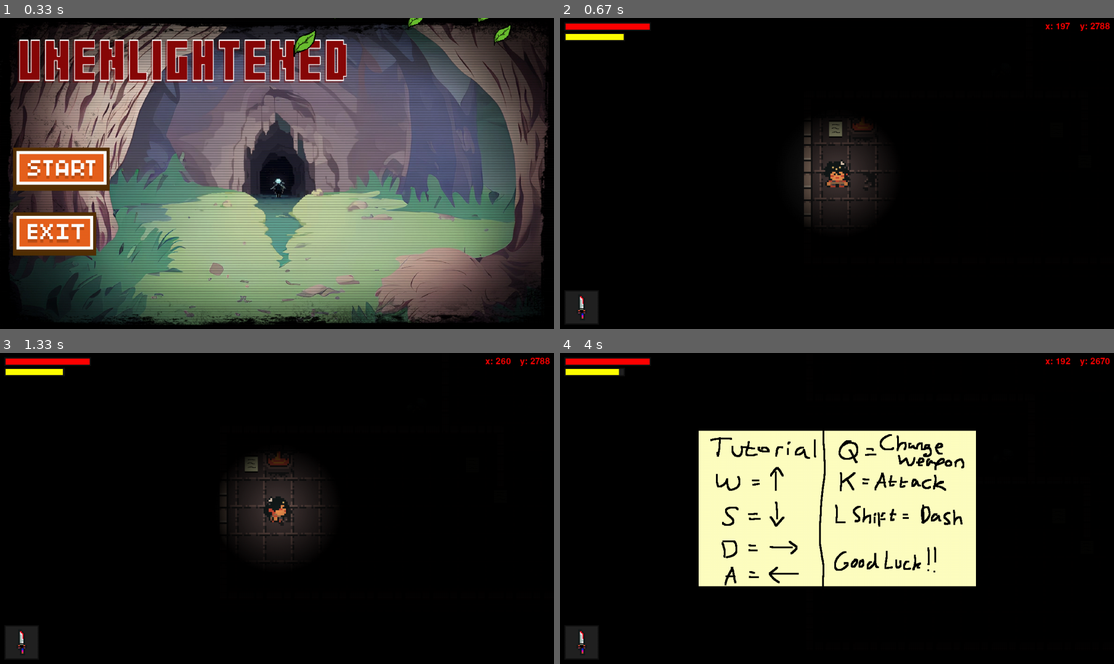
Above: before the commit, frames 1-4 (two rows, left to right).
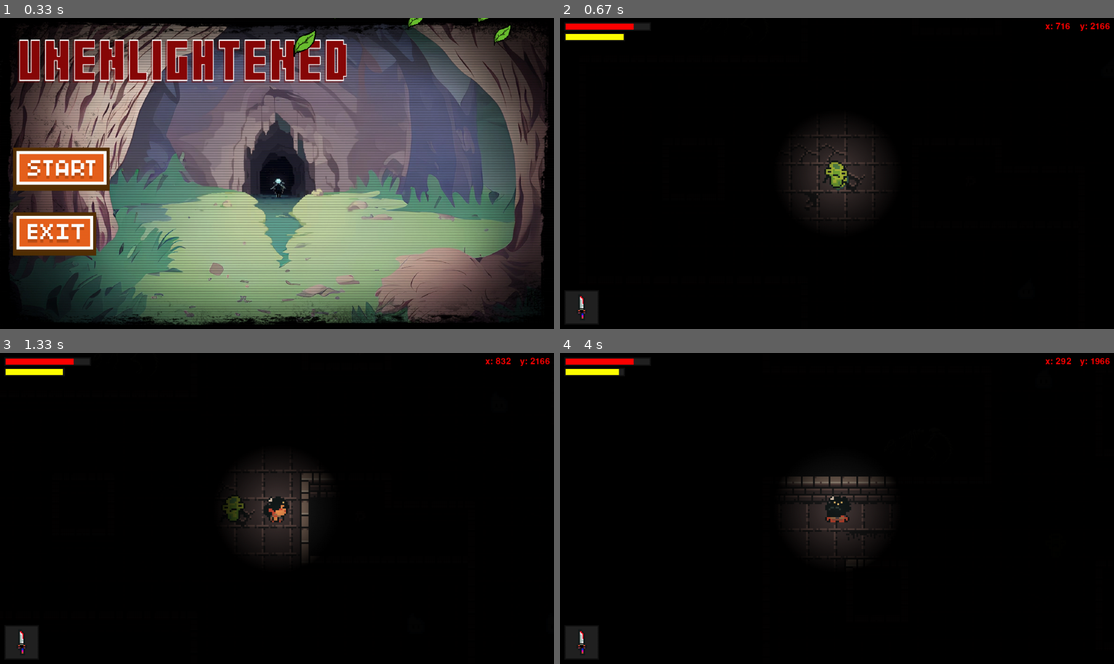
Above: after the commit, the same moments.

Repository: thebugitself/Unenlightened
Game: pygame game, started from code/main.py
Two runs of this game, one before a commit and one after it. Both use one fixed random seed, a clock stepped at 60 frames per second and the inputs below.
Inputs (mouse positions are in pixels of both pictures, inside the frame that each line leads up to):
- Up to frame 1 (0.33 s): no input
- Up to frame 2 (0.67 s): click (620, 170) at 0.38 s
- Up to frame 3 (1.33 s): tap K at 0.67 s; hold D from 1 s (still down)
- Up to frame 4 (4 s): release D at 1.47 s; hold W 1.5-1.8 s; tap K at 1.65, 3.05 s; hold D 1.83-2.3 s; hold A 2.33-2.87 s; hold S 2.9-3.2 s; hold A 3.23-3.63 s; hold W from 3.67 s (still down)

Frame 1 is identical in both runs. In frame 2, 1.2% of the frame differs, in the area x 13-100%, y 1-66%; in frame 3, 1.1%; in frame 4, 24%, in the area x 13-100%, y 1-76%.

Commit message:
save change

Diff:
--- a/code/entity/player.py
+++ b/code/entity/player.py
@@ -45,7 +45,7 @@
         self.switch_duration_cooldown = 200
 
         #stats
-        self.stats = {'health': 300, 'energy': 150, 'attack': 10, 'speed': 7}
+        self.stats = {'health': 150, 'energy': 150, 'attack': 99999, 'speed': 20}
         self.health = self.stats['health']
         self.energy = self.stats['energy']
         self.speed = self.stats['speed']
--- a/code/level/dungeon.py
+++ b/code/level/dungeon.py
@@ -131,17 +131,17 @@
 
     def save_player_location(self):
         player_pos = f"{self.player.rect.x}:{self.player.rect.y}:Dungeon:{self.raccoon1.health}:{self.raccoon2.health}:{self.raccoon3.health}"
-        self.save_load_manager.save_data(player_pos,Config.SAVE_DUNGEON_PLAYER_POS)
+        self.save_load_manager.save_data(player_pos,Config.SAVE_DUNGEON)
 
     def load_player_location(self):
-        player_pos = self.save_load_manager.load_data(Config.SAVE_DUNGEON_PLAYER_POS)
+        player_pos = self.save_load_manager.load_data(Config.SAVE_DUNGEON)
         if player_pos:
             player_pos =( int(player_pos.split(":")[0]), int(player_pos.split(":")[1]))
             return player_pos
         return (197,2788)
 
     def load_raccoon_health(self, rakun):
-        health = self.save_load_manager.load_data(Config.SAVE_DUNGEON_PLAYER_POS)
+        health = self.save_load_manager.load_data(Config.SAVE_DUNGEON)
         if rakun == '1':
             if health:
                 health = (int(health.split(":")[3]))
--- a/code/level/icedungeon.py
+++ b/code/level/icedungeon.py
@@ -78,17 +78,17 @@
 
     def save_player_location(self):#polimorfisme
         player_pos = f"{self.player.rect.x}:{self.player.rect.y}:IceDungeon:{self.rakunmalas1.health}:{self.rakunmalas2.health}:{self.rakunmalas3.health}"
-        self.save_load_manager.save_data(player_pos,Config.SAVE_ICEDUNGEON_PLAYER_POS)
+        self.save_load_manager.save_data(player_pos,Config.SAVE_ICEDUNGEON)
 
     def load_player_location(self):#polimorfisme
-        player_pos = self.save_load_manager.load_data(Config.SAVE_ICEDUNGEON_PLAYER_POS)
+        player_pos = self.save_load_manager.load_data(Config.SAVE_ICEDUNGEON)
         if player_pos:
             player_pos =( int(player_pos.split(":")[0]), int(player_pos.split(":")[1]))
             return player_pos
         return (4864,876)
 
     def load_rakunmalas_health(self, rakun):
-        health = self.save_load_manager.load_data(Config.SAVE_ICEDUNGEON_PLAYER_POS)
+        health = self.save_load_manager.load_data(Config.SAVE_ICEDUNGEON)
         if rakun == '1':
             if health:
                 health = (int(health.split(":")[3]))
--- a/code/main.py
+++ b/code/main.py
@@ -49,7 +49,7 @@
                             self.Dungeon.save_player_location()
                             self.save = True
                         elif self.gameState.get_state() == "IceDungeon":
-                            self.save_load_manager.del_file(Config.SAVE_DUNGEON_PLAYER_POS)
+                            self.save_load_manager.del_file(Config.SAVE_DUNGEON)
                             self.IceDungeon.save_player_location()
                         pygame.quit()
                         sys.exit()
@@ -57,10 +57,10 @@
                 self.states[self.gameState.get_state()].run()
                 if self.gameState.get_state() == 'menu':
                     if self.menu.start_button.draw(self.screen): # Mengubah status ketika tombol start ditekan wwww
-                        if os.path.exists('../save_data/save_dungeon_player_pos.save') and self.save:
-                            self.gameState.set_state(self.save_load_manager.load_data(Config.SAVE_DUNGEON_PLAYER_POS).split(":")[2])
-                        if not os.path.exists('../save_data/save_dungeon_player_pos.save') and os.path.exists('../save_data/save_icedungeon_player_pos.save'):
-                            self.gameState.set_state(self.save_load_manager.load_data(Config.SAVE_ICEDUNGEON_PLAYER_POS).split(":")[2])
+                        if os.path.exists('../save_data/SAVE_DUNGEON.save') and self.save:
+                            self.gameState.set_state(self.save_load_manager.load_data(Config.SAVE_DUNGEON).split(":")[2])
+                        if not os.path.exists('../save_data/SAVE_DUNGEON.save') and os.path.exists('../save_data/SAVE_ICEDUNGEON.save'):
+                            self.gameState.set_state(self.save_load_manager.load_data(Config.SAVE_ICEDUNGEON).split(":")[2])
                         else:
                             self.gameState.set_state('Dungeon')
                         sound(self.main_sound, 'stop')
@@ -76,7 +76,6 @@
                         self.gameState.set_state('Dungeon')
                     if self.menu_kematian.exit_button.draw(self.screen):
                         pygame.quit()
-                        sys.exit()
 
                 if self.gameState.get_state() == 'menu_tamatan':
                     self.states[self.gameState.get_state()].run()
--- a/code/settings/config_settings.py
+++ b/code/settings/config_settings.py
@@ -1,6 +1,6 @@
 class Config:
-    SAVE_DUNGEON_PLAYER_POS = 'save_dungeon_player_pos'
-    SAVE_ICEDUNGEON_PLAYER_POS = 'save_icedungeon_player_pos'
+    SAVE_DUNGEON = 'SAVE_DUNGEON'
+    SAVE_ICEDUNGEON = 'SAVE_ICEDUNGEON'
     WIDTH    = 1280
     HEIGTH   = 720
     FPS      = 60
Binary file added: save_data/SAVE_DUNGEON.save
